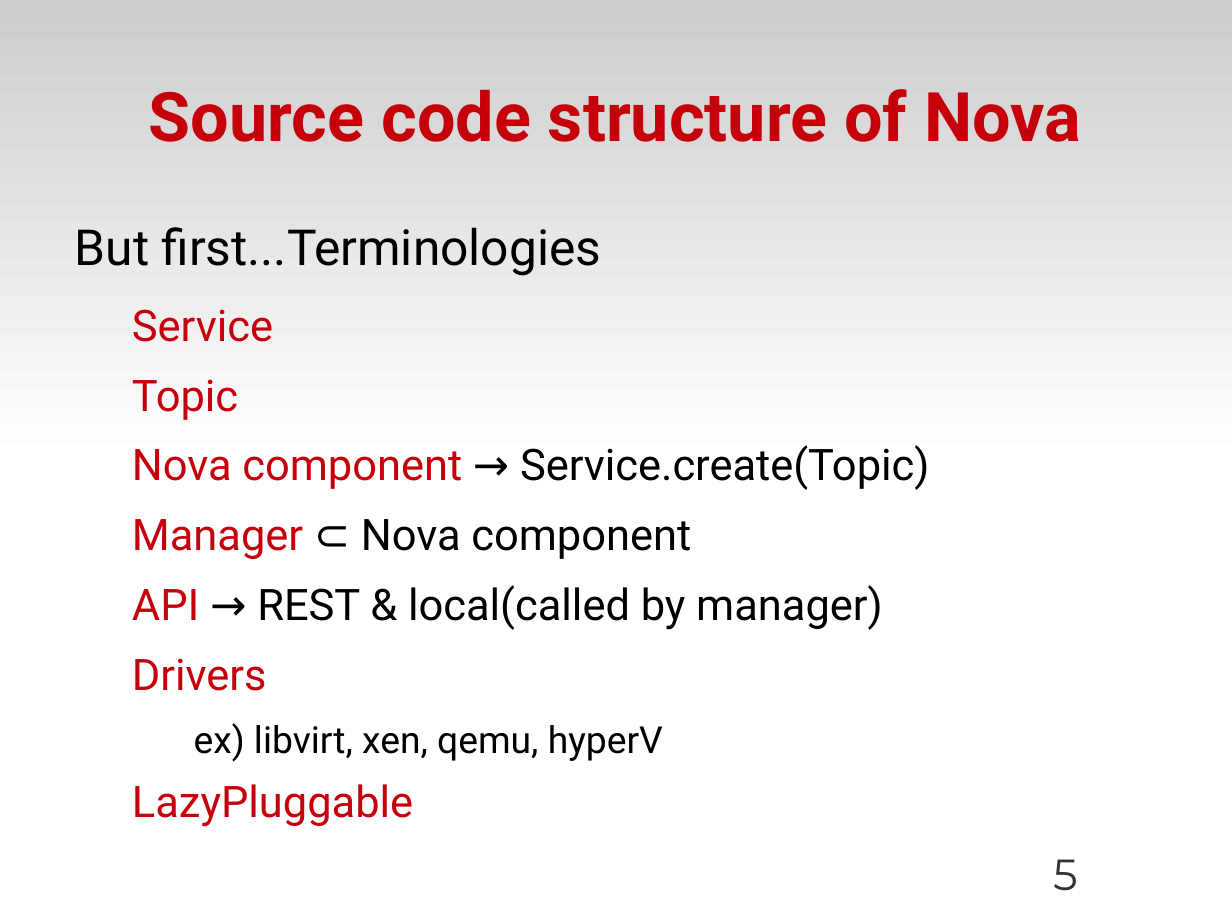
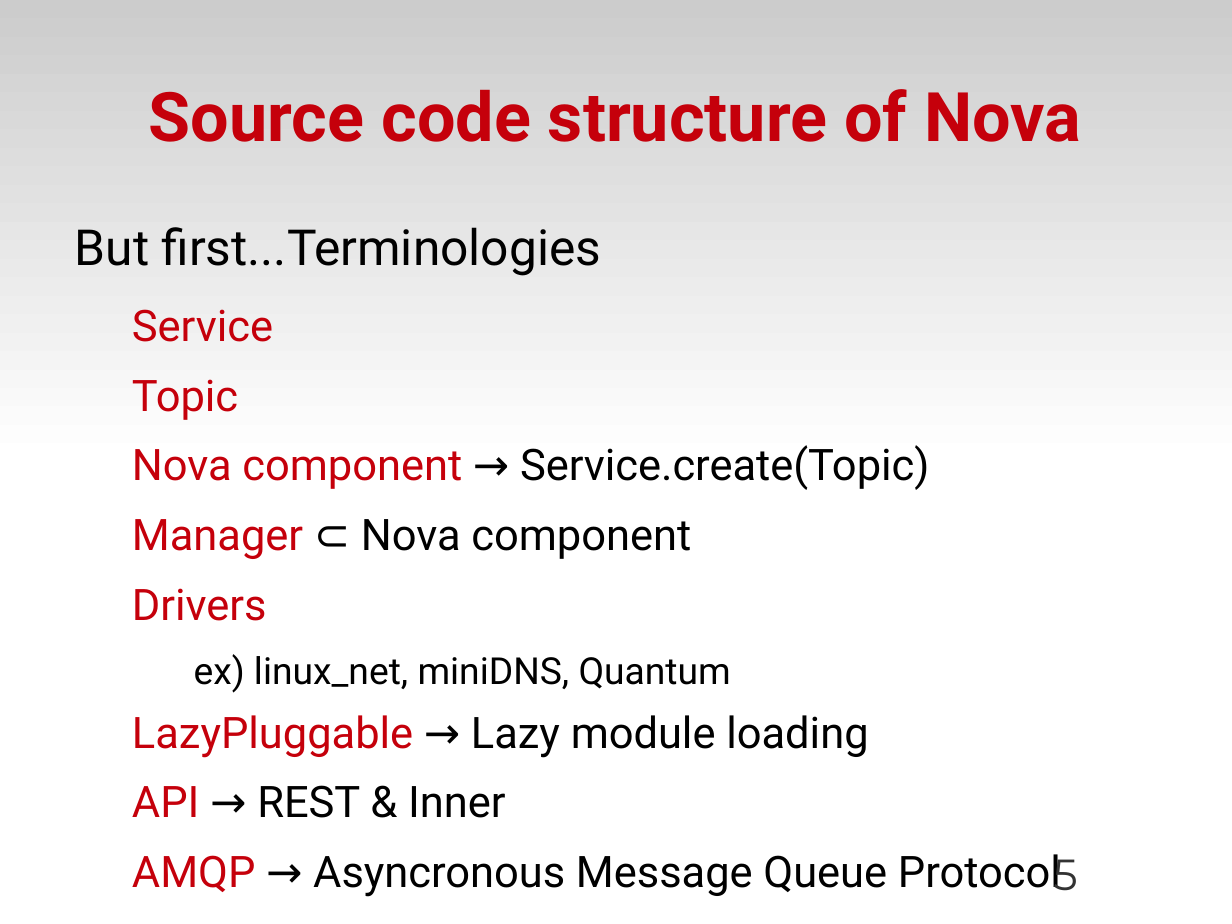
Before and after one commit to zyluo/talk-COSUG-2012, a slide deck: slide 5 of COSUG-2012.odp. Drawn at 1232x924 pixels with LibreOffice and Linux fonts; fonts in the diff are those of the drawing; background and template pictures are left out. Boxes give left, top, right and bottom in pixels: in the first picture for what was removed or moved away, otherwise in the second. Text is boxed around its words. In the diff, an @@ line names an element or a change of style, - is before the commit and + after.

```diff
--- a/COSUG-2012.odp
+++ b/COSUG-2012.odp
@@ text at bbox=[132, 585, 882, 630]: paragraph removed @@
-  API → REST & local(called by manager)
@@ text at bbox=[132, 654, 1061, 897]: text changed; size 24 to 28 pt @@
-    ex) libvirt, xen, qemu, hyperV
-  LazyPluggable
+    ex) linux_net, miniDNS, Quantum
+  LazyPluggable → Lazy module loading
+  API → REST & Inner
+  AMQP → Asyncronous Message Queue Protocol
```
Also in this commit, not shown: 7 other slides changed, 6 slides added, 2 slides removed, 1 other file.
